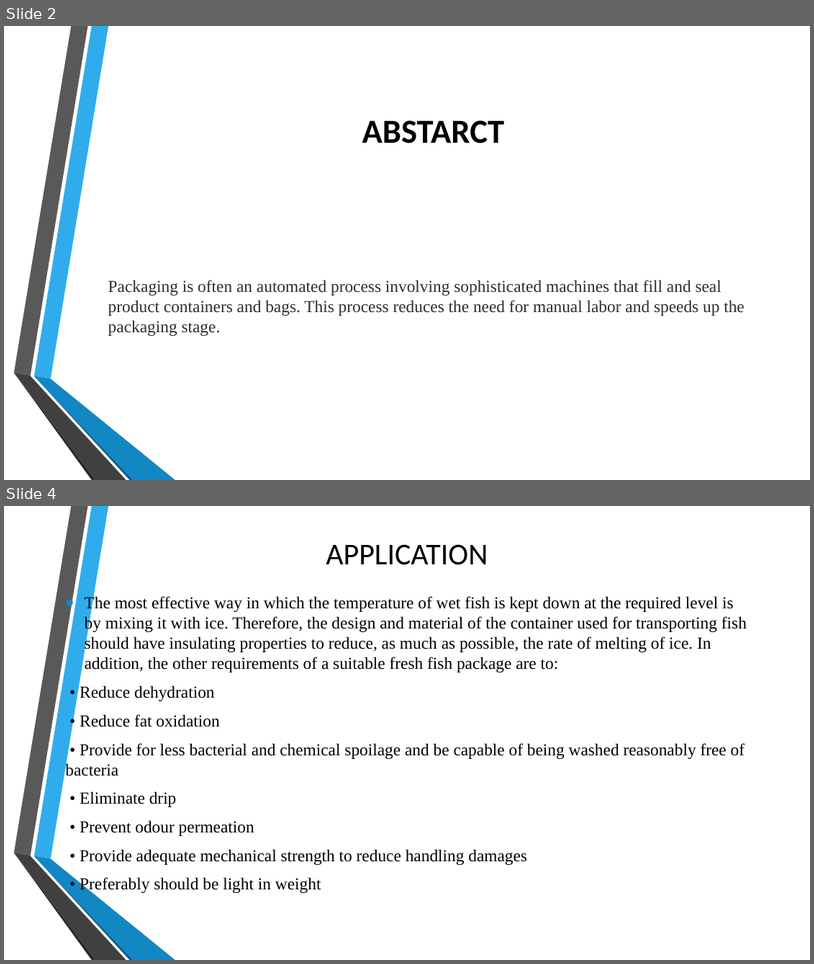
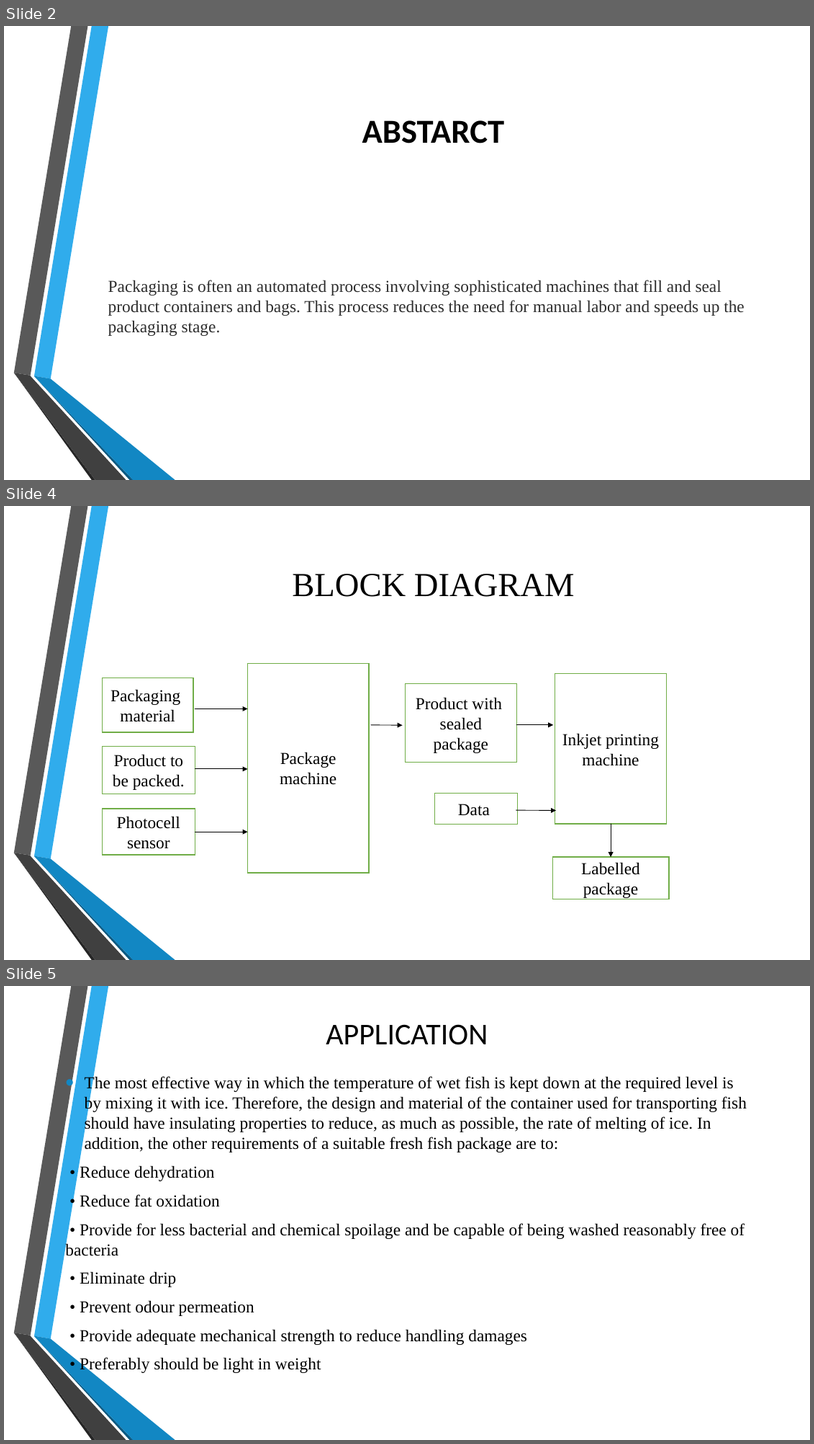
Before and after one commit to Anushak19/Packaging-and-Unitization, a slide deck: packing and unitization.pptx. Shown one above the other, each under a label of ours: slides 2 and 4 before the commit, slides 2, 4 and 5 after it; the slides between them are not shown. The pictures are 814x964 and 814x1444 pixels, drawn with LibreOffice and Linux fonts; fonts in the diff are those of the drawing; background and template pictures are left out. Boxes give left, top, right and bottom in pixels: in the first picture for what was removed or moved away, otherwise in the second. Text is boxed around its words. In the diff, an @@ line names an element or a change of style, - is before the commit and + after.

```diff
--- a/packing and unitization.pptx
+++ b/packing and unitization.pptx
@@ slide 4 added at [4, 506, 810, 960], background picture (left out); not listed: 6 template elements that a slide beside it also shows @@
@@ title added at [292, 574, 575, 597], 40 pt, text #000000 @@
+BLOCK DIAGRAM
@@ rectangle added at [102, 678, 193, 732], fill #FFFFFF, outline #70AD47 1 pt, 20 pt, text #000000 @@
+Packaging material
@@ rectangle added at [248, 663, 369, 872], fill #FFFFFF, outline #70AD47 1 pt, 20 pt, text #000000 @@
+Package machine
@@ rectangle added at [556, 674, 667, 824], fill #FFFFFF, outline #70AD47 1 pt, 20 pt, text #000000 @@
+Inkjet printing machine
@@ rectangle added at [406, 683, 517, 762], fill #FFFFFF, outline #70AD47 1 pt, 20 pt, text #000000 @@
+Product with sealed package
@@ arrow added from (196, 708) to (248, 708), #000000 0.75 pt @@
@@ arrow added from (371, 725) to (403, 725), #000000 0.75 pt @@
@@ arrow added from (517, 725) to (554, 725), #000000 0.75 pt @@
@@ rectangle added at [102, 746, 195, 793], fill #FFFFFF, outline #70AD47 1 pt, 20 pt, text #000000 @@
+Product to be packed.
@@ arrow added from (196, 769) to (248, 769), #000000 0.75 pt @@
@@ rectangle added at [435, 793, 517, 824], fill #FFFFFF, outline #70AD47 1 pt, 20 pt, text #000000 @@
+Data
@@ rectangle added at [102, 808, 195, 854], fill #FFFFFF, outline #70AD47 1 pt, 20 pt, text #000000 @@
+Photocell sensor
@@ arrow added from (517, 811) to (556, 811), #000000 0.75 pt @@
@@ arrow added from (612, 824) to (612, 857), #000000 0.75 pt @@
@@ arrow added from (196, 831) to (248, 831), #000000 0.75 pt @@
@@ rectangle added at [553, 857, 669, 899], fill #FFFFFF, outline #70AD47 1 pt, 20 pt, text #000000 @@
+Labelled package
@@ what was slide 4 is now slide 5 @@
```
Also in this commit, not shown: 2 slides changed.
